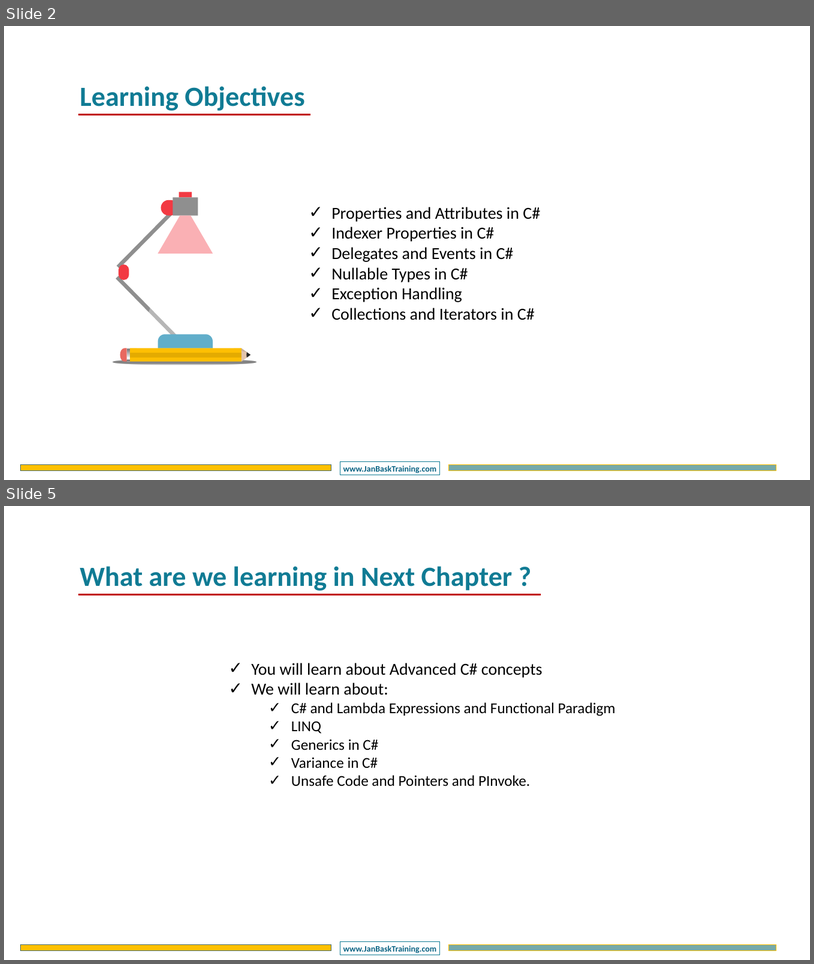
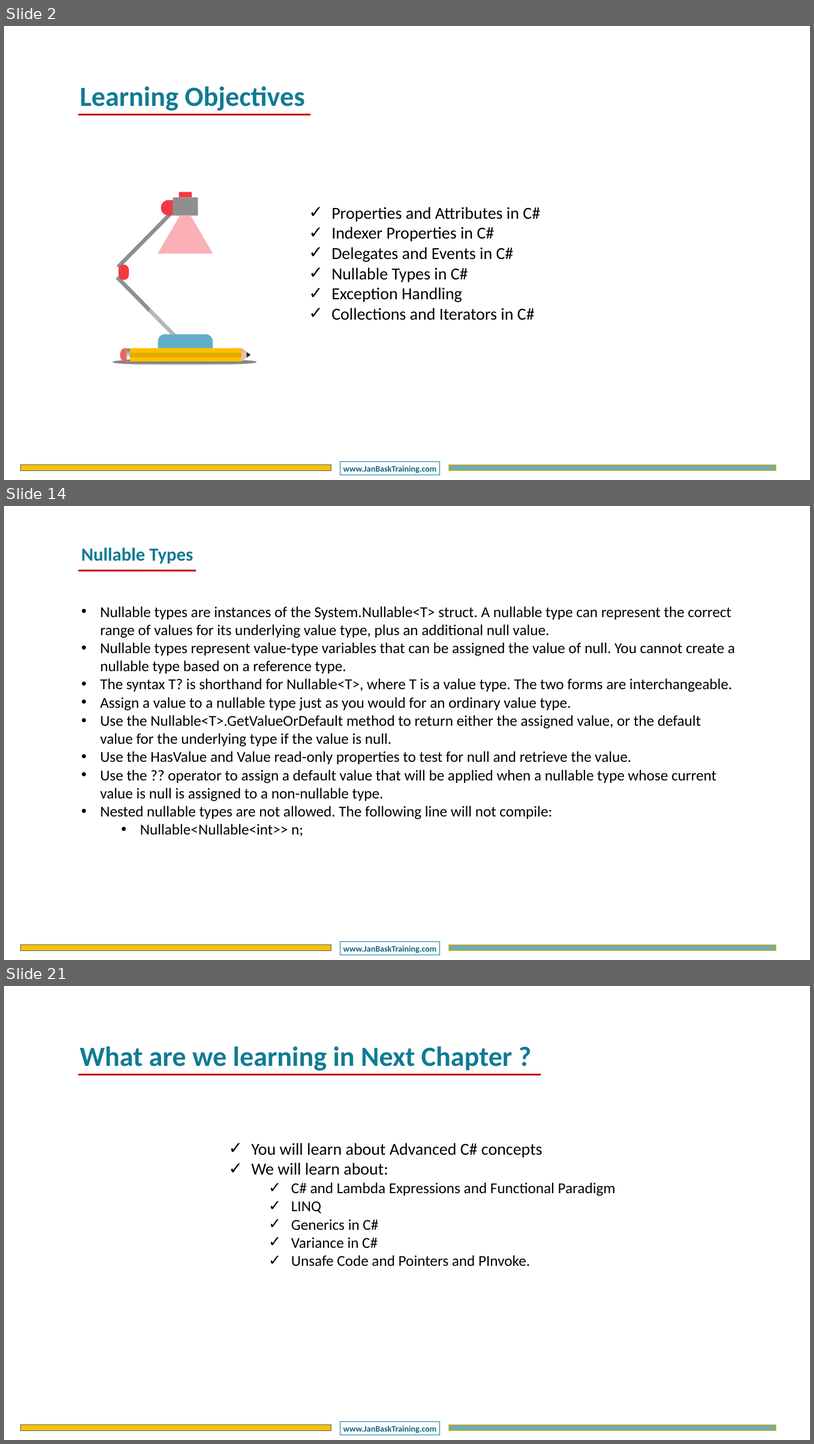
Before and after one commit to DotNetTraining/DotNetEssentials, a slide deck: slides/OOPC/OOPC - Chapter3.pptx. Shown one above the other, each under a label of ours: slides 2 and 5 before the commit, slides 2, 14 and 21 after it; the slides between them are not shown. The pictures are 814x964 and 814x1444 pixels, drawn with LibreOffice and Linux fonts; fonts in the diff are those of the drawing; background and template pictures are left out. Boxes give left, top, right and bottom in pixels: in the first picture for what was removed or moved away, otherwise in the second. Text is boxed around its words. In the diff, an @@ line names an element or a change of style, - is before the commit and + after.

```diff
--- a/slides/OOPC/OOPC - Chapter3.pptx
+++ b/slides/OOPC/OOPC - Chapter3.pptx
@@ slide 14 added at (4, 506, 810, 960), background #FFFFFF; not listed: 3 template elements that a slide beside it also shows @@
@@ text added at (81, 547, 193, 564), 44 pt, text #107B94, bold @@
+Nullable Types
@@ line added from (78, 571) to (196, 571), #C00000 4.5 pt @@
@@ text added at (100, 606, 735, 836), 36 pt, text #000000 @@
+• Nullable types are instances of the System.Nullable<T> struct. A nullable type can represent the correct range of values for its underlying value type, plus an additional null value.
+• Nullable types represent value-type variables that can be assigned the value of null. You cannot create a nullable type based on a reference type.
+• The syntax T? is shorthand for Nullable<T>, where T is a value type. The two forms are interchangeable.
+• Assign a value to a nullable type just as you would for an ordinary value type.
+• Use the Nullable<T>.GetValueOrDefault method to return either the assigned value, or the default value for the underlying type if the value is null.
+• Use the HasValue and Value read-only properties to test for null and retrieve the value.
+• Use the ?? operator to assign a default value that will be applied when a nullable type whose current value is null is assigned to a non-nullable type.
+• Nested nullable types are not allowed. The following line will not compile:
+  • Nullable<Nullable<int>> n;
@@ what was slide 5 is now slide 21 @@
```
Also in this commit, not shown: 1 slide changed, 16 other slides added, 1 slide removed, 14 other files.
